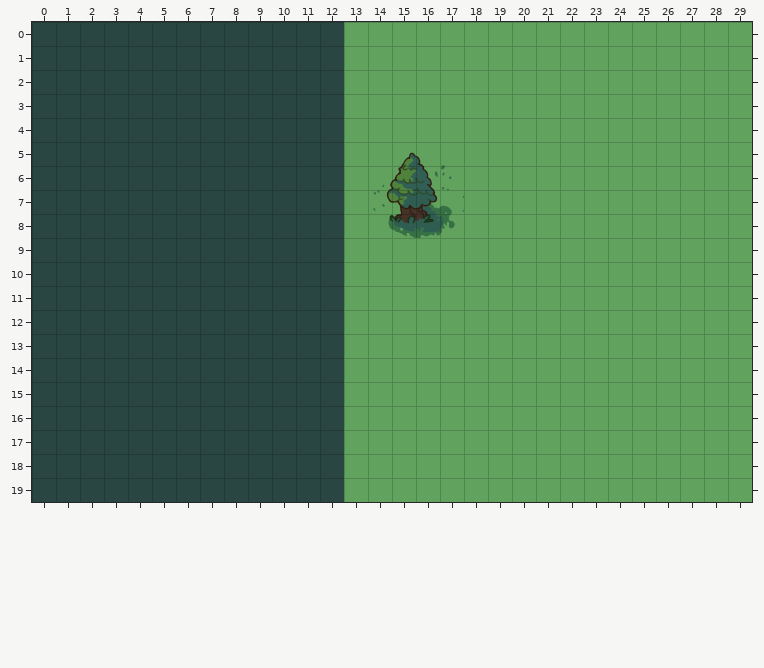
Tiled map -- assets/maps/map1.tmx. Above is the file before it was changed.
Cells are 64x64 px. Shown: x 0..29, y 0..19.
The same view after the edit:
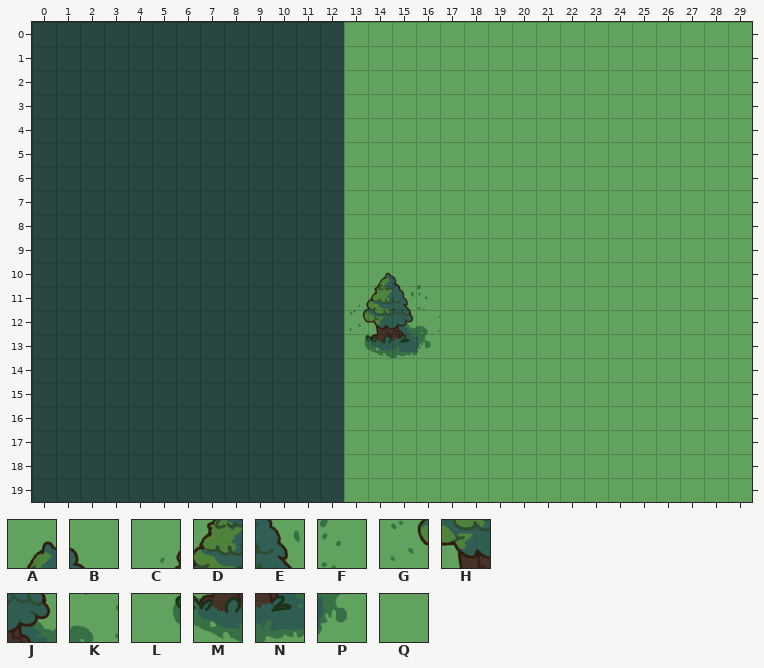
Key: from "outdoor": A 9, B 10, C 40, D 41, E 42, F 43, G 72, H 73, J 74, K 75, L 104, M 105, N 106, P 107, Q 330.
_ is an empty cell.
What changed:
Layer "ground":
y 5: x 15..16 AB -> QQ
y 6: x 14..17 CDEF -> QQQQ
y 7: x 14..17 GHJK -> QQQQ
y 8: x 14..17 LMNP -> QQQQ
y 10: x 14..15 QQ -> AB
y 11: x 13..16 QQQQ -> CDEF
y 12: x 13..16 QQQQ -> GHJK
y 13: x 13..16 QQQQ -> LMNP
Changed places in both pictures, as pixel boxes (x1, y1, x2, y2):
changed: (373, 152, 464, 238)
changed: (349, 272, 440, 358)
